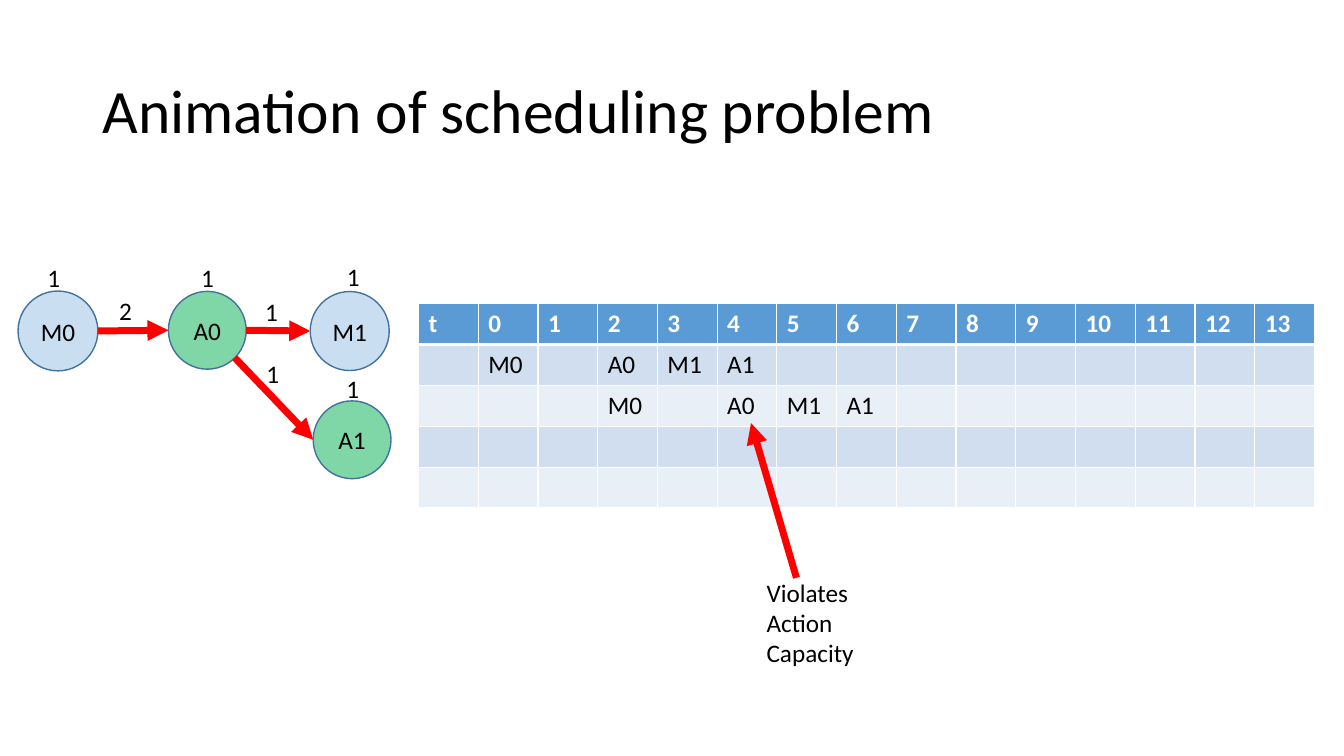
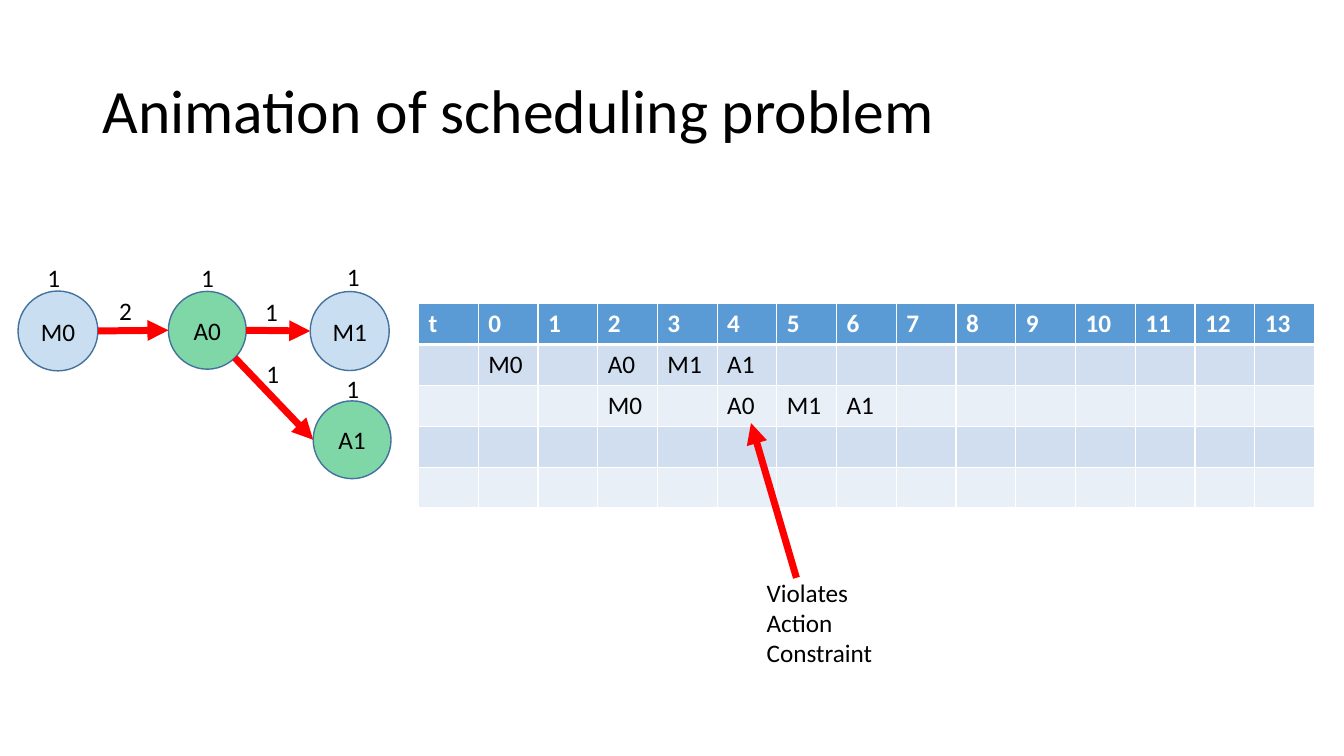
Before and after one commit to anirudhSK/drmt_talk, a slide deck: slide 21 of drmt.pptx. Drawn at 1344x756 pixels with LibreOffice and Linux fonts; fonts in the diff are those of the drawing. Boxes give left, top, right and bottom in pixels: in the first picture for what was removed or moved away, otherwise in the second. Text is boxed around its words. In the diff, an @@ line names an element or a change of style, - is before the commit and + after.

```diff
--- a/drmt.pptx
+++ b/drmt.pptx
@@ text at box(767, 644, 872, 663): text changed @@
-Capacity
+Constraint
```
Also in this commit, not shown: 11 other slides changed, 3 slides added, 2 slides removed.
